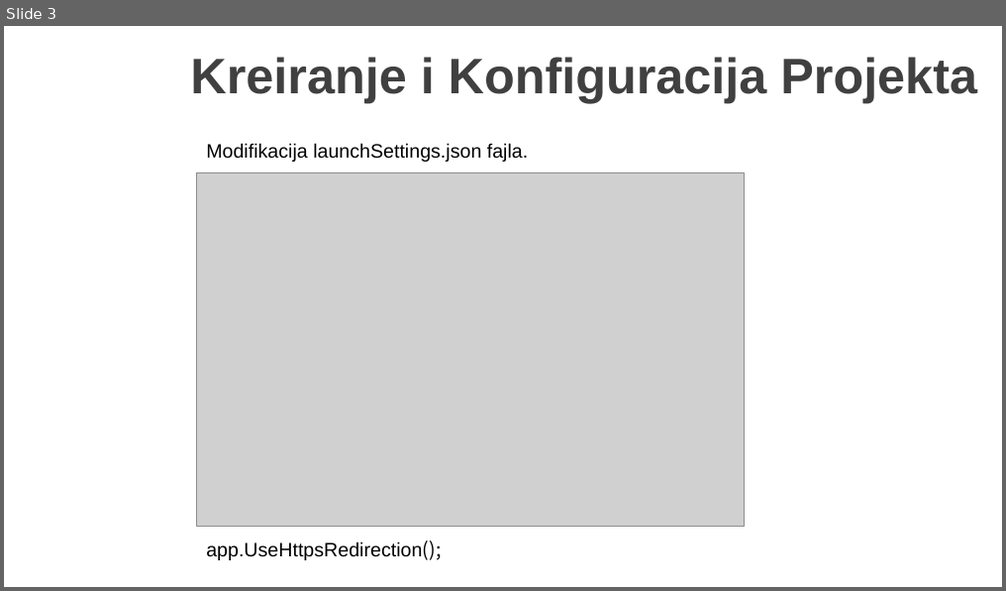
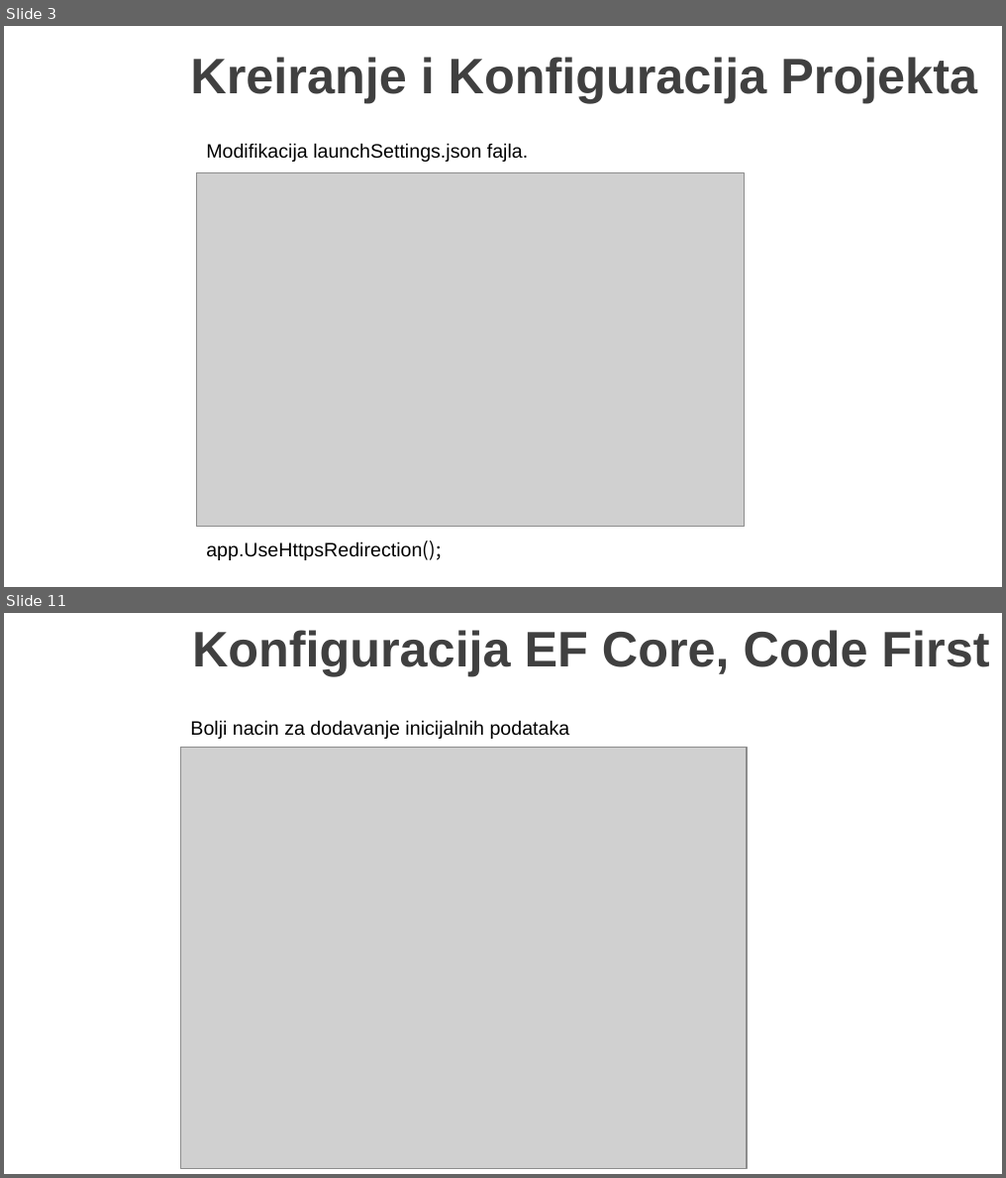
Before and after one commit to MarinkoSpasojevic/predavanje-netcore-angular, a slide deck: .NET Core i Angular Web Dev.pptx. Shown one above the other, each under a label of ours: slide 3 before the commit, slides 3 and 11 after it; the slides between them are not shown. The pictures are 1006x591 and 1006x1178 pixels, drawn with LibreOffice and Linux fonts; fonts in the diff are those of the drawing; grey boxes stand for pictures; background and template pictures are left out. Boxes give left, top, right and bottom in pixels: in the first picture for what was removed or moved away, otherwise in the second. Text is boxed around its words. In the diff, an @@ line names an element or a change of style, - is before the commit and + after.

```diff
--- a/.NET Core i Angular Web Dev.pptx
+++ b/.NET Core i Angular Web Dev.pptx
@@ slide 11 added at <box>4,613,1002,1174</box>, background picture (left out) @@
@@ title added at <box>192,630,989,676</box>, 36 pt, text #404040, bold @@
+Konfiguracija EF Core, Code First
@@ text added at <box>190,720,570,739</box>, 14 pt, text #000000 @@
+Bolji nacin za dodavanje inicijalnih podataka
@@ picture added at <box>180,747,746,1168</box> @@
```
Also in this commit, not shown: 10 other slides added, 22 other files.
